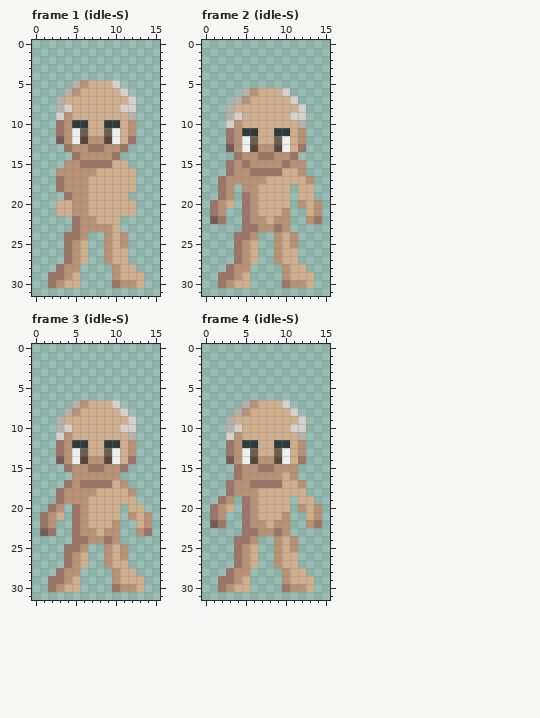
A pixel-art file gets an edit: graphics/characters/human-male.aseprite. Above, as it was before the edit.
16x32 pixels, 48 frames. Shown: frame 1 (idle-S), frame 2 (idle-S), frame 3 (idle-S), frame 4 (idle-S). The commit also changed other frames, which this record leaves out.
Now the later version:
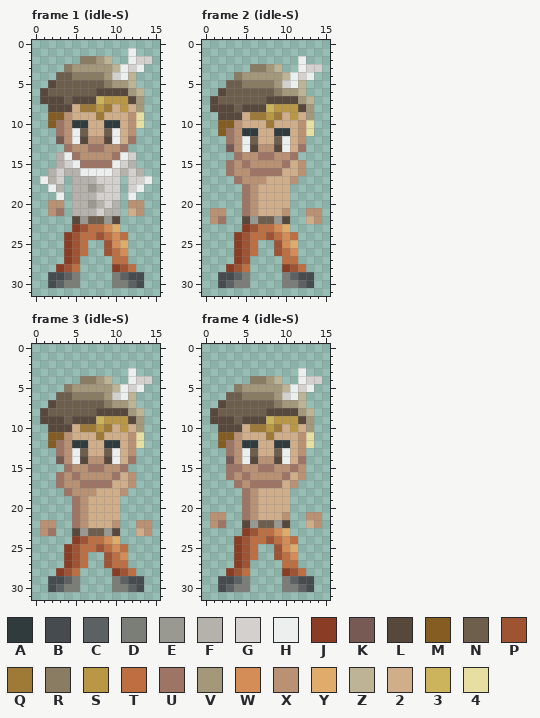
Palette (. is transparent): A #2f3b3d  B #464b4f  C #5c6163  D #7b7d77  E #999991  F #b5b2ac  G #d4d0cd  H #ebf0ee  J #8a3c24  K #785a55  L #57483b  M #855c22  N #6e5f4d  P #9e5333  Q #9e7a36  R #8a7b63  S #ba9745  T #bd6f42  U #9e7565  V #a3987a  W #d48d57  X #ba9273  Y #e0ac6c  Z #bdb395  2 #d1ae8a  3 #ccb45c  4 #e6dfa1
Edits made:
layer "bottom/clothing/legs/pants-brown" now shown
layer "bottom/clothing/feet/boots-gray" now shown
layer "middle/clothing/body/doublet-gray" added
layer "top/hair/head/bowl-cut-gray" now hidden
layer "top/hair/head/short-flat-blonde" now shown
layer "top/clothing/head/hat-feather-brown" now shown
Changed rows in their new state; - is an unchanged pixel.
Frame 1 (idle-S):
first column x 1:
 1 -----------H--
 2 -----RRVZ--HGG
 3 ---RVVVVVZHGH-
 4 --NNRRRRVGHZ--
 5 -LNNNNNNRVVZ--
 6 LNNNNNNLLLLVZ-
 7 LLLNLLL3SSSLV-
 8 -LLL-QQSQ-S2V-
 9 -MM----Q---X4-
10 -M----------4-
first column x 1:
14 --FH------HG--
15 --FGH----HGF--
16 -FGFFHHHHGFGF-
17 HFG.FFFGGG.GGH
18 -HF.FFEFGG.GH-
19 --H.FFFGGG.H--
20 -XX.FFEFGF.XX-
21 -XU.FFFGFF.-X-
22 ----LENNEL----
23 ----JPTTWY----
24 ---JPTTPTWT---
25 ---JPT--PWY---
26 ---JPT--PTW---
27 ---JP.--.TT---
28 --JPT----JPT--
29 -BBCD----DCBB-
30 -BCDD----DDCB-
Frame 2 (idle-S):
first column x 1:
 2 -----------H--
 3 -----RRVZ--HGG
 4 ---RVVVVVZHGH-
 5 --NNRRRRVGHZ--
 6 -LNNNNNNRVVZ--
 7 LNNNNNNLLLLVZ-
 8 LLLNLLL3SSSLV-
 9 -LLL-QQSQ-S2V-
10 -MM----Q---X4-
11 -M----------4-
first column x 1:
15 ----------2---
17 -..U------X..-
18 -..-U------..-
19 -..--------..-
20 ...--------...
21 X-----------X-
22 X---LENNEL--2X
23 ----JPTTWY----
24 ---JPTTPTWT---
25 ---JPT--PWY---
26 ---JPT--PTW---
27 ---JP.--.TT---
28 --JPT----JPT--
29 -BBCD----DCBB-
30 -BCDD----DDCB-
Frame 3 (idle-S):
first column x 1:
 3 -----------H--
 4 -----RRVZ--HGG
 5 ---RVVVVVZHGH-
 6 --NNRRRRVGHZ--
 7 -LNNNNNNRVVZ--
 8 LNNNNNNLLLLVZ-
 9 LLLNLLL3SSSLV-
10 -LLL-QQSQ-S2V-
11 -MM----Q---X4-
12 -M----------4-
first column x 1:
16 --UXU----U2X--
17 --UX------2X--
18 --.U------X.--
19 --..U-----..--
20 -..--------..-
21 ...--------...
22 X-----------X-
23 X---LENNEL--2X
24 ----JPTTWY----
25 ---JPTTPTWT---
26 ---JPT--PTW---
27 ---JPT--PTT---
28 --JPT----JPT--
29 -BBCD----DCBB-
30 -BCDD----DDCB-
Frame 4 (idle-S):
first column x 1:
 3 -----------H--
 4 -----RRVZ--HGG
 5 ---RVVVVVZHGH-
 6 --NNRRRRVGHZ--
 7 -LNNNNNNRVVZ--
 8 LNNNNNNLLLLVZ-
 9 LLLNLLL3SSSLV-
10 -LLL-QQSQ-S2V-
11 -MM----Q---X4-
12 -M----------4-
15 --U-------UX--
16 --UXU----U2X--
17 --.U------X.--
18 --..U-----..--
19 -..--------..-
20 ...--------...
21 X-----------X-
22 X---LENNEL--2X
23 ----JPTTWY----
24 ---JPTTPTWT---
25 ---JPT--PWY---
26 ---JPT--PTW---
27 ---JP.--.TT---
28 --JPT----JPT--
29 -BBCD----DCBB-
30 -BCDD----DDCB-
